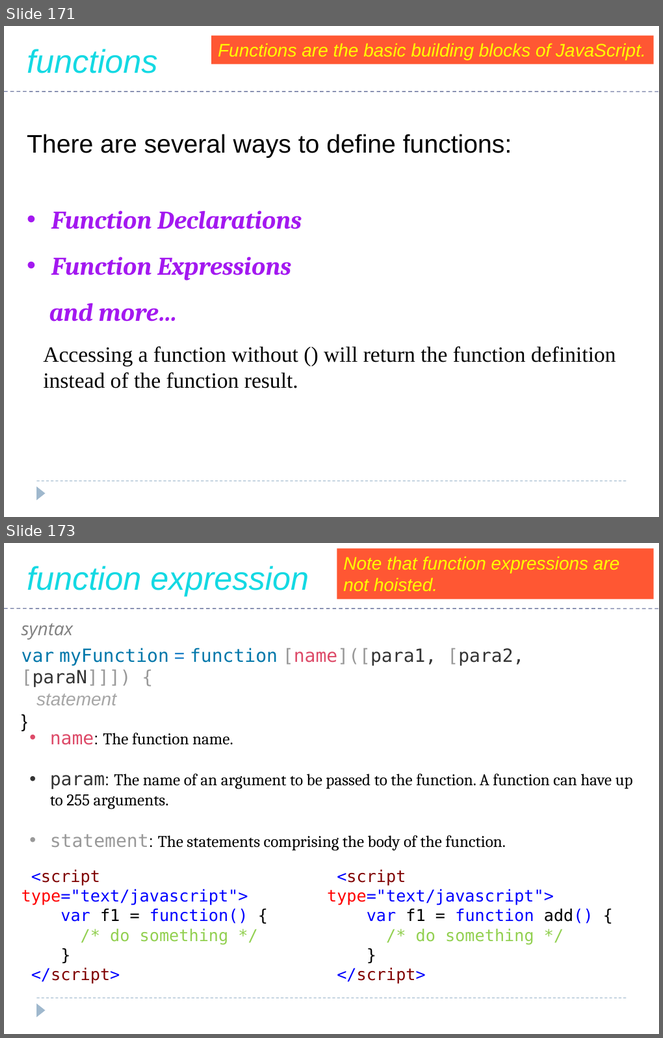
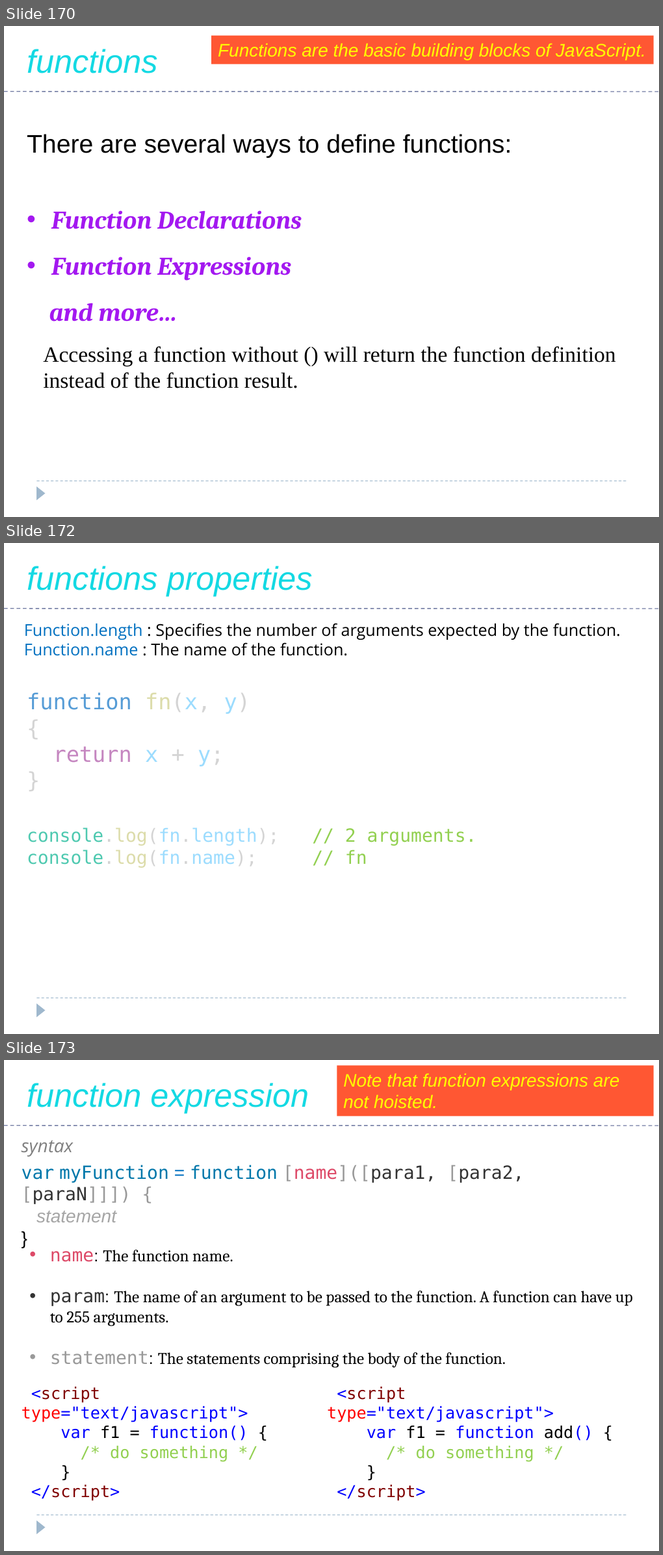
Before and after one commit to saleelgithub/PPTs, a slide deck: AWP PPT - JavaScript.pptx. Shown one above the other, each under a label of ours: slides 171 and 173 before the commit, slides 170, 172 and 173 after it; the slides between them are not shown. The pictures are 663x1038 and 663x1555 pixels, drawn with LibreOffice and Linux fonts; fonts in the diff are those of the drawing. Boxes give left, top, right and bottom in pixels: in the first picture for what was removed or moved away, otherwise in the second. Text is boxed around its words. In the diff, an @@ line names an element or a change of style, - is before the commit and + after.

```diff
--- a/AWP PPT - JavaScript.pptx
+++ b/AWP PPT - JavaScript.pptx
@@ slide 172 added at (x1=4, y1=543, x2=659, y2=1034), background #FFFFFF; not listed: 2 template elements that a slide beside it also shows @@
@@ text added at (x1=27, y1=566, x2=313, y2=596), 36 pt, text #13D9E3, italic @@
+functions properties
@@ line added from (4, 609) to (659, 609), #727CA3 1 pt dashed @@
@@ text added at (x1=24, y1=623, x2=621, y2=656), 18 pt, text #000000 @@
+Function.length : Specifies the number of arguments expected by the function.
+Function.name : The name of the function.
@@ text added at (x1=27, y1=693, x2=250, y2=767), 24 pt, text #569CD6 @@
+function fn(x, y)
+{
+return x + y;
+}
@@ text added at (x1=27, y1=828, x2=367, y2=868), 20 pt, text #92D050 @@
+console.log(fn.length); // 2 arguments.
+console.log(fn.name); // fn
@@ what was slide 171 is now slide 170 @@
```
Also in this commit, not shown: 10 slides changed, 1 slide removed, 2 other files.
